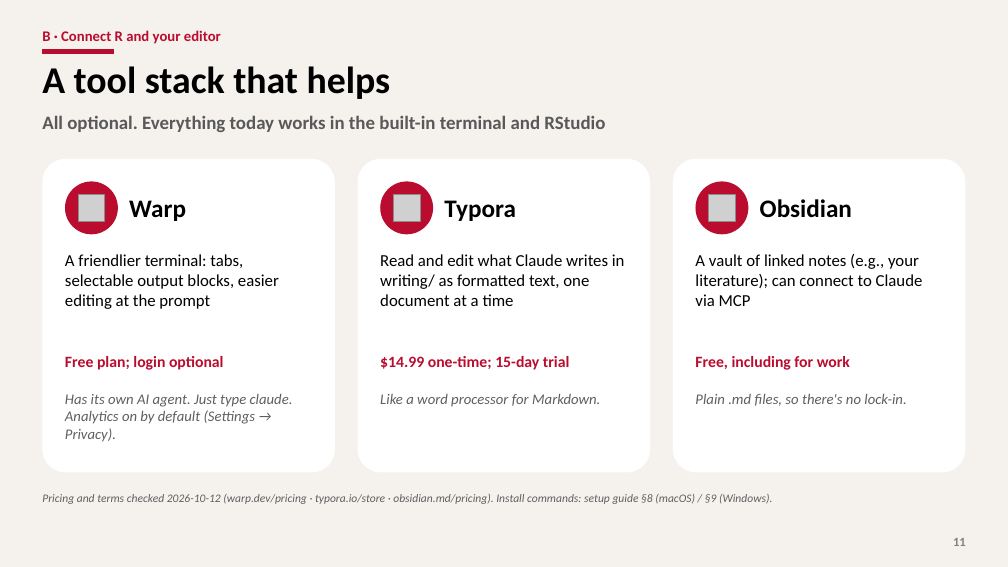
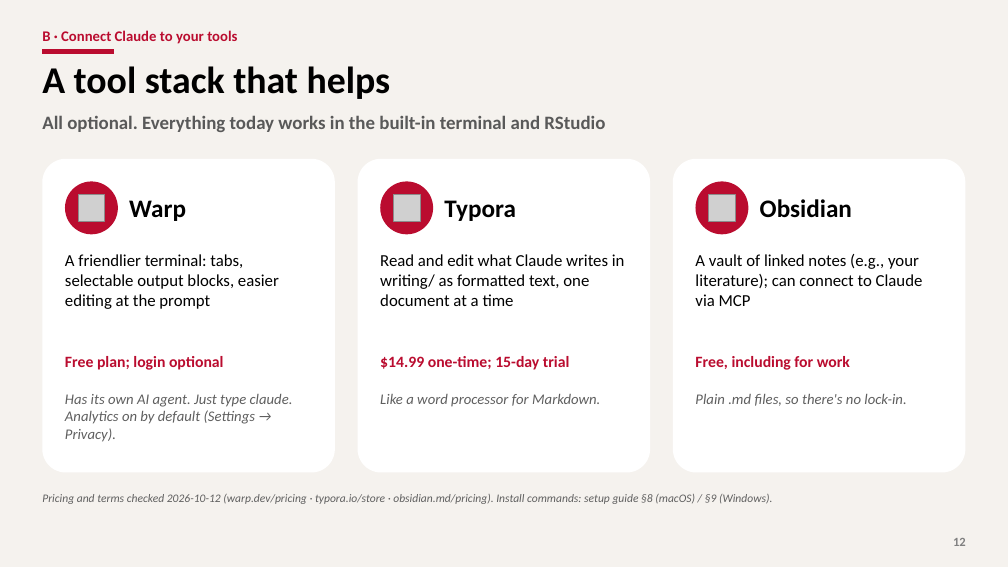
Before and after one commit to YungChun0303/ai_workshop_edu, a slide deck: slide 12 of part2_setup/slides/part2_setup.pptx (slide 11 before the commit). Drawn at 1008x567 pixels with LibreOffice and Linux fonts; fonts in the diff are those of the drawing; grey boxes stand for pictures; background and template pictures are left out. Boxes give left, top, right and bottom in pixels: in the first picture for what was removed or moved away, otherwise in the second. Text is boxed around its words. In the diff, an @@ line names an element or a change of style, - is before the commit and + after.

```diff
--- a/part2_setup/slides/part2_setup.pptx
+++ b/part2_setup/slides/part2_setup.pptx
@@ text at bbox=[42, 30, 237, 44]: text changed @@
-B · Connect R and your editor
+B · Connect Claude to your tools
```
Also in this commit, not shown: 2 other slides changed, 1 slide added, 3 other files.
